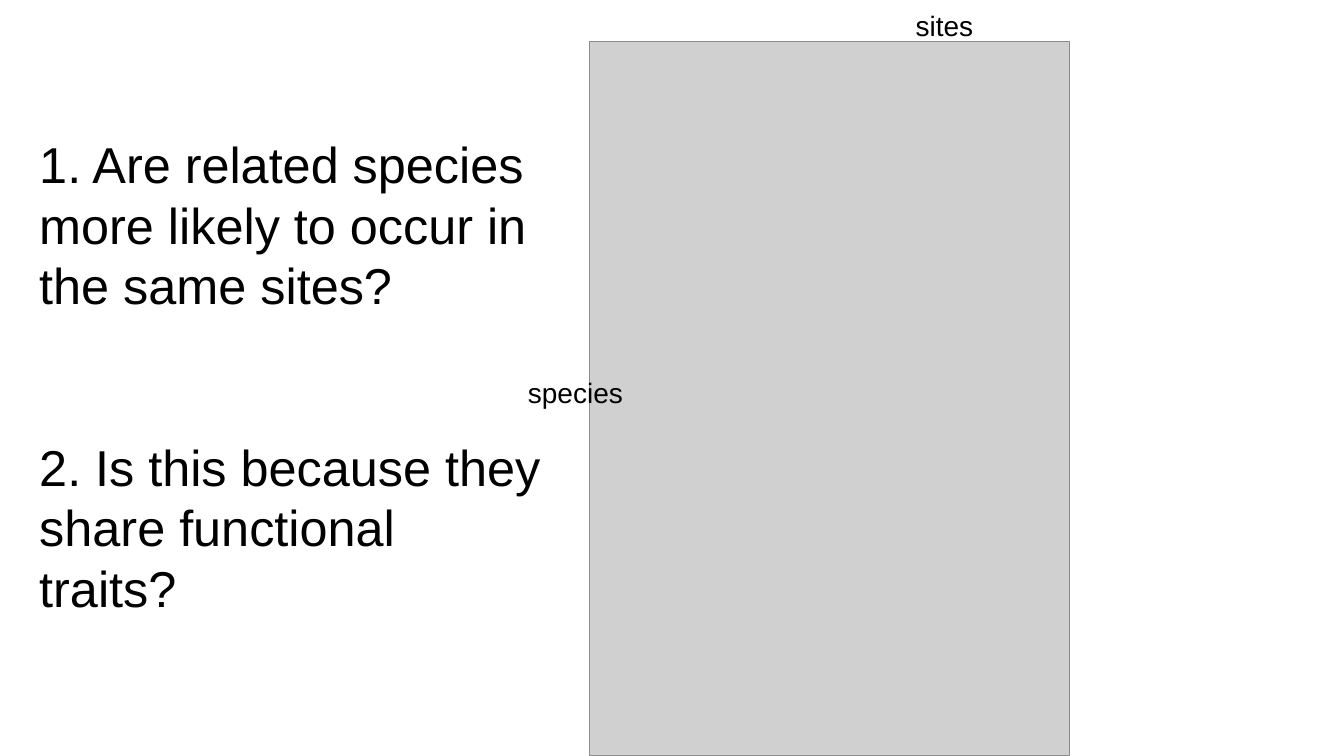
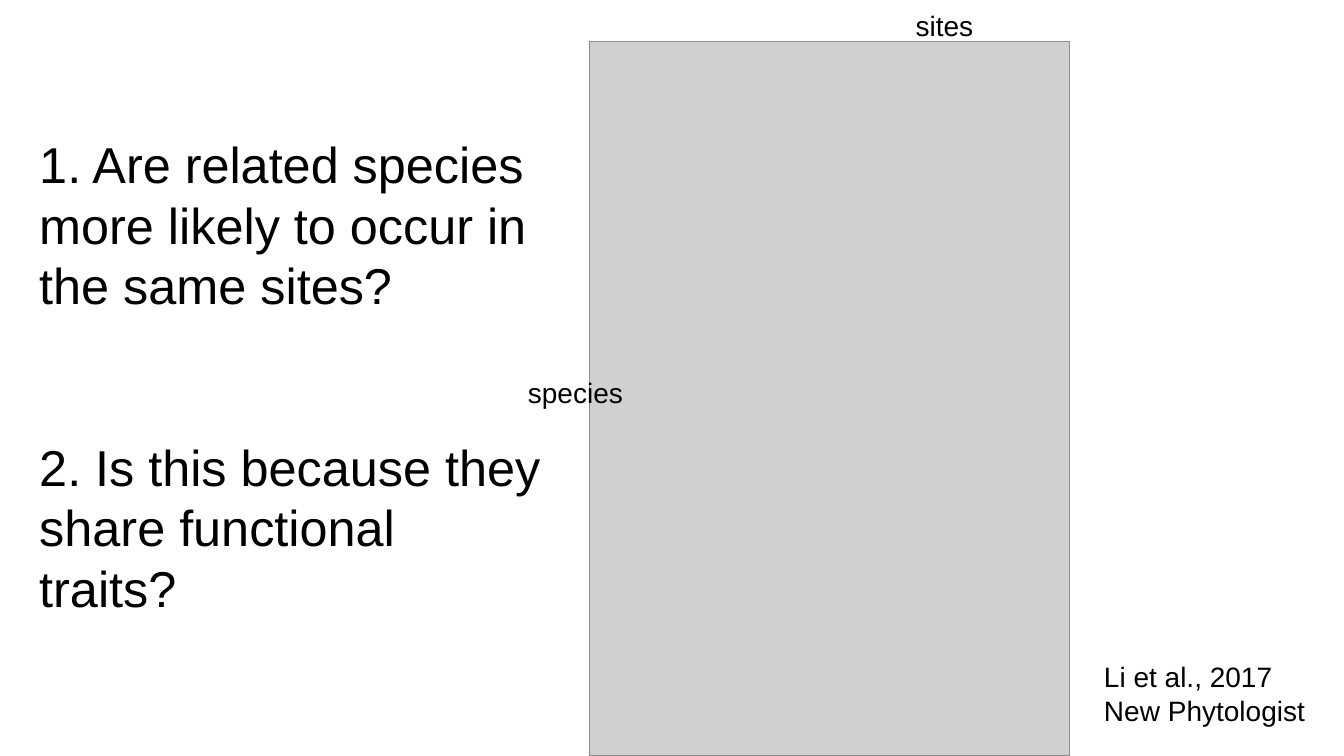
Before and after one commit to ryanafolk/Botany2024, a slide deck: slide 18 of Phylogenetic_Community_Ecology/phylo_comm_ecol.pptx. Drawn at 1344x756 pixels with LibreOffice and Linux fonts; fonts in the diff are those of the drawing; grey boxes stand for pictures. Boxes give left, top, right and bottom in pixels: in the first picture for what was removed or moved away, otherwise in the second. Text is boxed around its words. In the diff, an @@ line names an element or a change of style, - is before the commit and + after.

```diff
--- a/Phylogenetic_Community_Ecology/phylo_comm_ecol.pptx
+++ b/Phylogenetic_Community_Ecology/phylo_comm_ecol.pptx
@@ text added at bbox=[1104, 666, 1305, 726], 20 pt, text #000000 @@
+Li et al., 2017
+New Phytologist
```
Also in this commit, not shown: 1 other slide changed, 1 other file.
